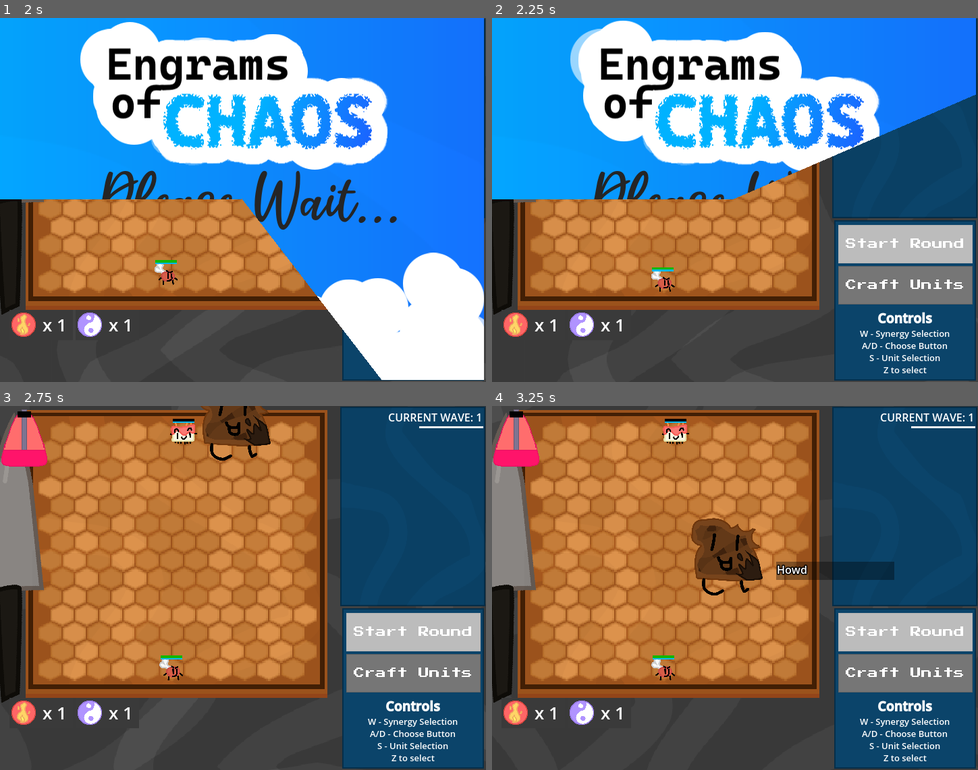
Above: before the commit, frames 1-4 (two rows, left to right).
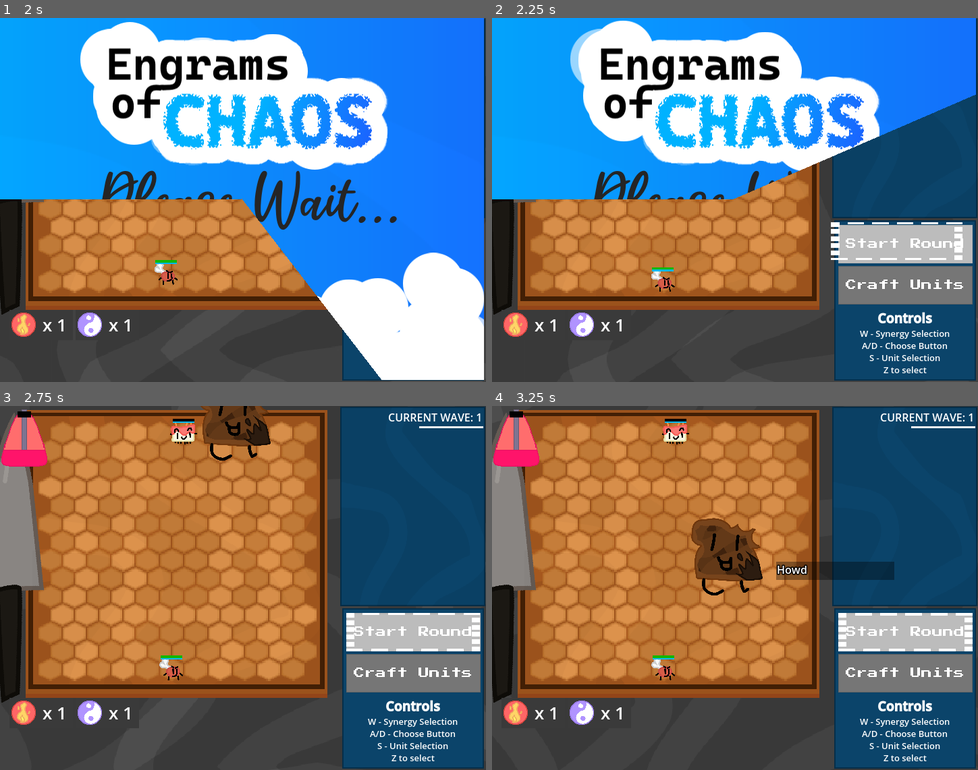
Above: after the commit, the same moments.

Repository: Kaplin86/engrams-of-chaos
Game: Godot game, scene res://main_menu.tscn
The game is run twice, just before and just after one commit, with the same random seed, the same clock (stepped at 60 frames per second) and the same inputs.
Inputs (mouse positions are in pixels of both pictures, inside the frame that each line leads up to):
- Up to frame 1 (2 s): tap Enter at 0.5 s; move the mouse to (349, 181) at 0.52 s; hold Right (ui_right) 0.53-1.28 s; tap Z (confirm) at 0.6, 1.35 s; click (349, 181) at 0.67 s; move the mouse to (145, 218) at 1.27 s; hold Down (ui_down) from 1.28 s (still down)
- Up to frame 2 (2.25 s): move the mouse to (783, 119) at 2.02 s; release Down (ui_down) at 2.03 s; hold Right (ui_right) from 2.03 s (still down); hold X (deny) from 2.03 s (still down)
- Up to frame 3 (2.75 s): keep holding Right (ui_right); keep holding X (deny); tap Z (confirm) at 2.3 s
- Up to frame 4 (3.25 s): move the mouse to (710, 660) at 2.77 s; release Right (ui_right) at 2.78 s; release X (deny) at 2.78 s; hold Up (ui_up) from 2.78 s (still down); tap Z (confirm) at 2.85 s; click (710, 660) at 2.92 s

Frame 1 is identical in both runs. In frame 2, 0.4% of the frame differs, in the area x 69-97%, y 56-67%; in frame 3, 0.4%; in frame 4, 0.5%, in the area x 46-99%, y 39-68%.

Commit message:
39 Hour
Started work on adding a small lil outline thing that jumps between ui and inworld stuff

Diff:
--- a/cursor_handler.gd
+++ b/cursor_handler.gd
@@ -6,6 +6,9 @@
 var synergyPoint = 0
 var buttonPoint = "start"
 var craftingSelected = 0
+
+var PointerPos : Vector2
+var PointerSize : Vector2
 
 @export var main : gameManager
 @export var ui : uiManager
@@ -44,6 +47,11 @@
 	else:
 		ui.modulateCraft(Color(0.1,0.1,0.1,1))
 
+	if PointerPos:
+		$PointerLayer/Pointer.global_position -= ($PointerLayer/Pointer.global_position - PointerPos + Vector2(0,0)) * 0.1
+	if PointerSize:
+		$PointerLayer/Pointer.global_scale -= ($PointerLayer/Pointer.global_scale - PointerSize + Vector2(0,0)) * 0.1
+
 	if CurrentState == "BoardUnit":
 		var NewUnitList = getunitsSortedToX()
 
@@ -51,6 +59,9 @@
 			unitTarget = NewUnitList[0]
 		else:
 			ui.viewUnit(unitTarget)
+			var actualPoint : Node2D = unitTarget.get_child(0)
+			PointerPos = actualPoint.get_global_transform_with_canvas().get_origin()
+			PointerSize = actualPoint.get_global_transform_with_canvas().get_scale() * (2/2.25)
 		if checkInputJustPressed("ui_left"):
 			changeUnitSelect(NewUnitList[NewUnitList.find(unitTarget) - 1])
 		if checkInputJustPressed("ui_right"):
@@ -100,7 +111,7 @@
 
 	elif CurrentState == "SynergyView":
 		var synergyList = ui.synergyList
-
+		PointerPos = Vector2(56,439)
 		if checkInputJustPressed("ui_left"):
 			synergyPoint -= 1
 			synergyPoint = wrap(synergyPoint,0,synergyList.size())
@@ -123,6 +134,12 @@
 		var selectedSynergy = synergyList[synergyPoint]
 		ui.highlightSynergy(selectedSynergy)
 
+		for E : ColorRect in ui.get_node("SynergyHolder").get_children():
+			if ui.remove_numbers_from_string(E.name) == selectedSynergy:
+				print(E.size)
+				PointerPos = E.get_global_transform_with_canvas().get_origin()
+				PointerSize = E.get_global_transform_with_canvas().get_scale() * E.size / 16
+				PointerPos += (PointerSize * 16) / 2
 
 
 	elif CurrentState == "StartPause":
@@ -130,7 +147,17 @@
 		ui.showTutorial(main.currentWave)
 		if buttonPoint == "start":
 			ui.highlightStartPause(false,false,deltatimer)
+			if ui.has_node("GameManagingButtons/Pause_Resume"):
+				var ObjectInQuestion = ui.get_node("GameManagingButtons/Pause_Resume")
+				PointerPos = ObjectInQuestion.get_global_transform_with_canvas().get_origin()
+				PointerSize = ObjectInQuestion.get_global_transform_with_canvas().get_scale() * ObjectInQuestion.size / 16
+				PointerPos += (PointerSize * 16) / 2
 		elif buttonPoint == "craft":
+			if ui.has_node("GameManagingButtons/Craft"):
+				var ObjectInQuestion = ui.get_node("GameManagingButtons/Craft")
+				PointerPos = ObjectInQuestion.get_global_transform_with_canvas().get_origin()
+				PointerSize = ObjectInQuestion.get_global_transform_with_canvas().get_scale() * ObjectInQuestion.size / 16
+				PointerPos += (PointerSize * 16) / 2
 			ui.highlightStartPause(true,false,deltatimer)
 
 
--- a/main.tscn
+++ b/main.tscn
@@ -1,7 +1,8 @@
-[gd_scene load_steps=21 format=4 uid="uid://5nme2qseus3n"]
+[gd_scene load_steps=22 format=4 uid="uid://5nme2qseus3n"]
 
 [ext_resource type="Script" uid="uid://7ker8jed8vvw" path="res://gameManager.gd" id="1_1bvp3"]
 [ext_resource type="Texture2D" uid="uid://b4iclk8uy8ll4" path="res://boardTiles.svg" id="2_w48qg"]
+[ext_resource type="Texture2D" uid="uid://blnb1ewb5omn6" path="res://ui/Outline.png" id="3_074og"]
 [ext_resource type="Script" uid="uid://buj6ft1vvdf2f" path="res://addons/hexagon_tilemaplayer/hexagon_tilemaplayer.gd" id="3_h2yge"]
 [ext_resource type="AudioStream" uid="uid://ftm7e7tnhde" path="res://sfx/Perc_Can_hi.wav" id="4_lquwl"]
 [ext_resource type="PackedScene" uid="uid://b0fa1fcw3ggsp" path="res://ui.tscn" id="5_7mycd"]
@@ -46,6 +47,15 @@
 main = NodePath("..")
 ui = NodePath("../CanvasLayer/UI")
 
+[node name="PointerLayer" type="CanvasLayer" parent="CursorHandler"]
+layer = 2
+
+[node name="Pointer" type="Sprite2D" parent="CursorHandler/PointerLayer"]
+z_index = 3
+position = Vector2(102, 151)
+scale = Vector2(1.915, 1.915)
+texture = ExtResource("3_074og")
+
 [node name="TutorialHandler" type="Node2D" parent="." node_paths=PackedStringArray("cursorHandler", "gameHandler", "tutorialPointer")]
 script = ExtResource("7_272bh")
 cursorHandler = NodePath("../CursorHandler")
@@ -103,7 +113,7 @@
 bus = &"sfx"
 
 [node name="Guy" type="Node2D" parent="TutorialPointer"]
-position = Vector2(348, -200.971)
+position = Vector2(348, -197.641)
 
 [node name="BurntToastBody" type="Sprite2D" parent="TutorialPointer/Guy"]
 scale = Vector2(0.178, 0.178)
@@ -147,8 +157,10 @@
 position = Vector2(603, 99)
 
 [node name="CanvasLayer2" type="CanvasLayer" parent="."]
+layer = 3
 
 [node name="Control" type="Control" parent="CanvasLayer2"]
+visible = false
 layout_mode = 3
 anchors_preset = 0
 offset_right = 40.0
--- a/transition.tscn
+++ b/transition.tscn
@@ -62,6 +62,21 @@
 offsets = PackedFloat32Array(0, 0.893333, 1)
 colors = PackedColorArray(1, 1, 1, 1, 100, 100, 100, 1, 1, 1, 1, 0)
 
+[sub_resource type="Animation" id="Animation_j7crc"]
+length = 0.001
+tracks/0/type = "value"
+tracks/0/imported = false
+tracks/0/enabled = true
+tracks/0/path = NodePath("TextureRect:rotation")
+tracks/0/interp = 1
+tracks/0/loop_wrap = true
+tracks/0/keys = {
+"times": PackedFloat32Array(0),
+"transitions": PackedFloat32Array(1),
+"update": 0,
+"values": [0.0]
+}
+
 [sub_resource type="Animation" id="Animation_xhlym"]
 resource_name = "spin"
 loop_mode = 1
@@ -76,21 +91,6 @@
 "transitions": PackedFloat32Array(1, 1),
 "update": 0,
 "values": [0.0, 6.28319]
-}
-
-[sub_resource type="Animation" id="Animation_j7crc"]
-length = 0.001
-tracks/0/type = "value"
-tracks/0/imported = false
-tracks/0/enabled = true
-tracks/0/path = NodePath("TextureRect:rotation")
-tracks/0/interp = 1
-tracks/0/loop_wrap = true
-tracks/0/keys = {
-"times": PackedFloat32Array(0),
-"transitions": PackedFloat32Array(1),
-"update": 0,
-"values": [0.0]
 }
 
 [sub_resource type="AnimationLibrary" id="AnimationLibrary_7fmn4"]
@@ -105,6 +105,21 @@
 [sub_resource type="GradientTexture2D" id="GradientTexture2D_tyg23"]
 gradient = SubResource("Gradient_8mcfx")
 
+[sub_resource type="Animation" id="Animation_8mcfx"]
+length = 0.001
+tracks/0/type = "value"
+tracks/0/imported = false
+tracks/0/enabled = true
+tracks/0/path = NodePath("SubViewportContainer:material:shader_parameter/progress")
+tracks/0/interp = 1
+tracks/0/loop_wrap = true
+tracks/0/keys = {
+"times": PackedFloat32Array(0),
+"transitions": PackedFloat32Array(1),
+"update": 0,
+"values": [0.0]
+}
+
 [sub_resource type="Animation" id="Animation_7fmn4"]
 resource_name = "screen_to_transition"
 tracks/0/type = "value"
@@ -118,21 +133,6 @@
 "transitions": PackedFloat32Array(-2, 1),
 "update": 0,
 "values": [0.0, 1.0]
-}
-
-[sub_resource type="Animation" id="Animation_8mcfx"]
-length = 0.001
-tracks/0/type = "value"
-tracks/0/imported = false
-tracks/0/enabled = true
-tracks/0/path = NodePath("SubViewportContainer:material:shader_parameter/progress")
-tracks/0/interp = 1
-tracks/0/loop_wrap = true
-tracks/0/keys = {
-"times": PackedFloat32Array(0),
-"transitions": PackedFloat32Array(1),
-"update": 0,
-"values": [0.0]
 }
 
 [sub_resource type="Animation" id="Animation_tyg23"]
Binary file added: ui/Outline.png
Not shown, added: ui/Outline.png.import
